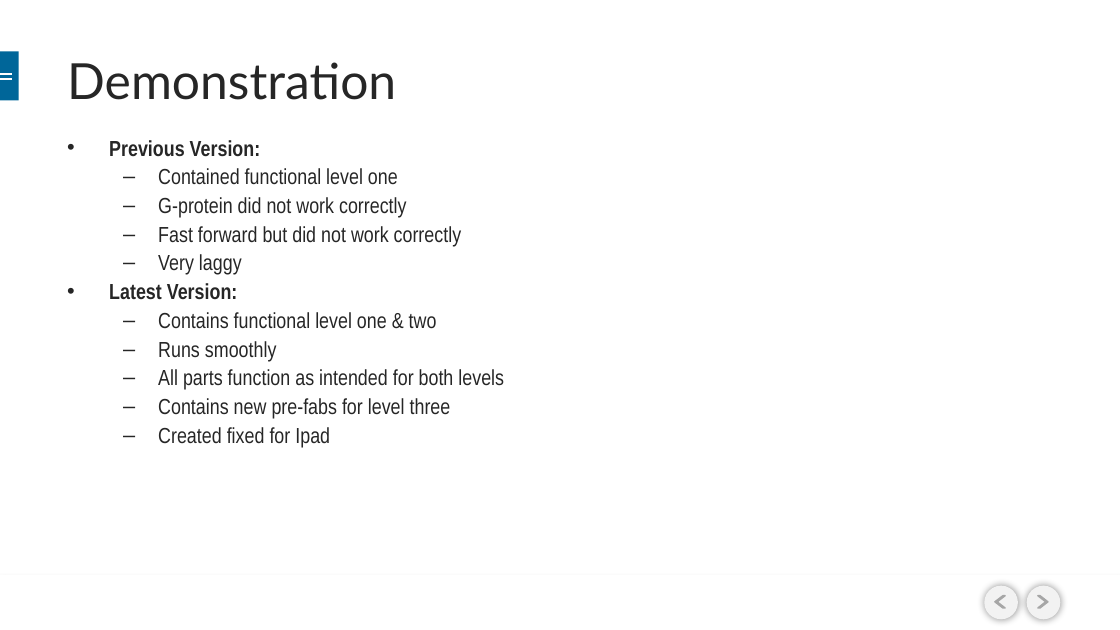
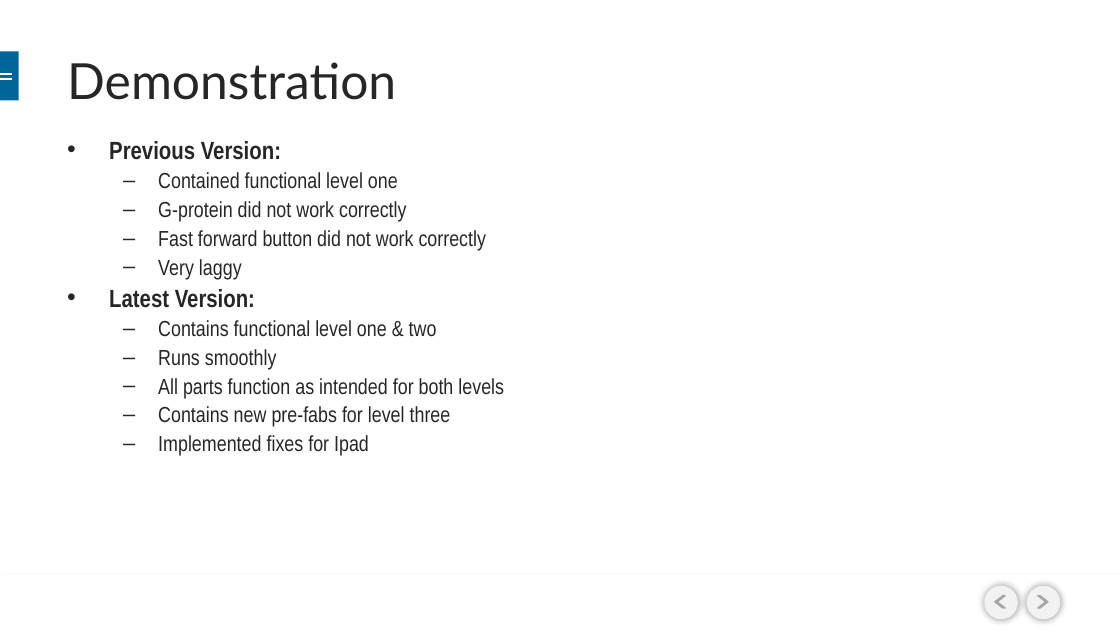
Before and after one commit to BioRubeBotProject/biorubebot-production, a slide deck: slide 10 of Documents/BIORUBEBOT- CS452 Spring 17.pptx (slide 9 before the commit). Drawn at 1120x630 pixels with LibreOffice and Linux fonts; fonts in the diff are those of the drawing; background and template pictures are left out. Boxes give left, top, right and bottom in pixels: in the first picture for what was removed or moved away, otherwise in the second. Text is boxed around its words. In the diff, an @@ line names an element or a change of style, - is before the commit and + after.

```diff
--- a/Documents/BIORUBEBOT- CS452 Spring 17.pptx
+++ b/Documents/BIORUBEBOT- CS452 Spring 17.pptx
@@ text at (109,141,281,308): size 14 to 16 pt in "Previous Version:", "Latest Version:" @@
@@ text at (158,230,486,251): text changed @@
-  – Fast forward but did not work correctly
+  – Fast forward button did not work correctly
@@ text at (158,435,369,456): text changed @@
-  – Created fixed for Ipad
+  – Implemented fixes for Ipad
```
Also in this commit, not shown: 8 other slides changed, 1 slide added.
